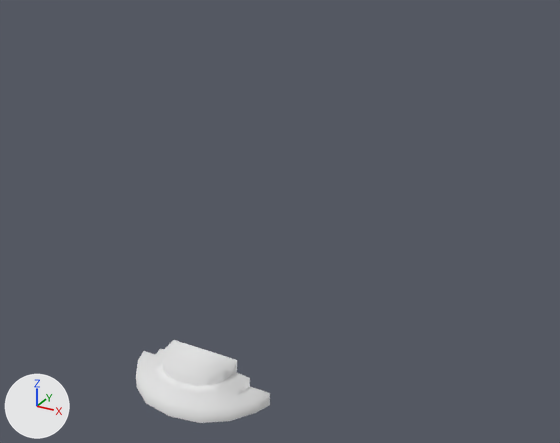
A saved change to the Blender file ProjectFiles/housemodel.blend.
Before and after are seen from a 50 mm camera at (33.6, -60.8, 35.2) aimed at (3.7, -6.4, 8.0). Every picture has the same lights, and +X, +Y and +Z are marked at lower left. Objects named as collision shapes, trigger or cutter boxes, shadow casters or lower levels of detail are left out.

The first picture shows 'stairs'.
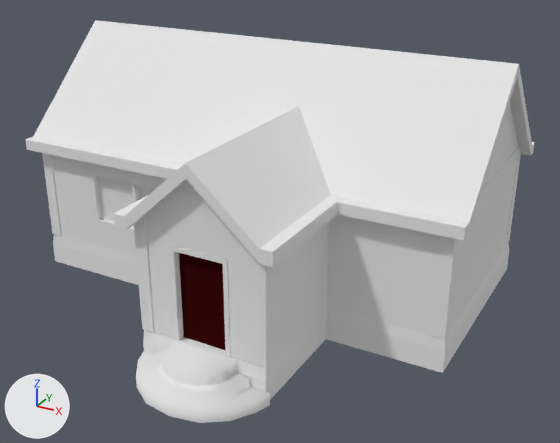
Changed parts and their boxes (x1, y1, x2, y2) in the pictures (560 x 443 px):
```json
{"object": "Cube.016", "change": "shown", "after": [25, 20, 535, 241]}
{"object": "Cube.017", "change": "shown", "after": [113, 106, 343, 267]}
{"object": "Plane", "change": "shown", "after": [53, 235, 509, 400]}
{"object": "Cube.007", "change": "shown", "after": [326, 214, 440, 335]}
{"object": "Cube.005", "change": "shown", "after": [146, 181, 253, 364]}
{"object": "Cube.008", "change": "shown", "after": [449, 102, 518, 330]}
{"object": "Cube.006", "change": "shown", "after": [273, 222, 329, 360]}
{"object": "Cube", "change": "shown", "after": [51, 155, 166, 256]}
{"object": "Cube.021", "change": "shown", "after": [179, 253, 225, 350], "on screen": "red"}
{"object": "Cube.011", "change": "shown", "after": [252, 256, 274, 369]}
{"object": "Cube.012", "change": "shown", "after": [431, 217, 459, 339]}
{"object": "Cube.010", "change": "shown", "after": [134, 216, 154, 333]}
{"object": "Plane.002", "change": "shown", "after": [98, 177, 155, 221]}
{"object": "Cube.022", "change": "shown", "after": [169, 245, 183, 340]}
{"object": "Cube.015", "change": "shown", "after": [42, 138, 61, 236]}
{"object": "Cube.023", "change": "shown", "after": [223, 259, 231, 357]}
{"object": "Cube.025", "change": "shown", "after": [477, 147, 519, 207]}
{"object": "Cube.013", "change": "shown", "after": [506, 148, 521, 245]}
{"object": "Cube.024", "change": "shown", "after": [173, 246, 223, 264]}
{"object": "Cube.031", "change": "shown", "after": [91, 176, 102, 220]}
{"object": "Cube.027", "change": "shown", "after": [91, 173, 157, 189]}
{"object": "Cube.028", "change": "shown", "after": [96, 218, 134, 232]}
{"object": "Cube.029", "change": "shown", "after": [132, 185, 139, 203]}
```

Edits to the scene script, one JSON object a line:
```json
{"op": "remove", "block": "ob_plane_002", "code": "ob_plane_002.hide_set(True)"}
{"op": "remove", "block": "ob_cube_031", "code": "ob_cube_031.hide_set(True)"}
{"op": "remove", "block": "ob_cube_029", "code": "ob_cube_029.hide_set(True)"}
{"op": "remove", "block": "ob_cube_028", "code": "ob_cube_028.hide_set(True)"}
{"op": "remove", "block": "ob_cube_027", "code": "ob_cube_027.hide_set(True)"}
{"op": "remove", "block": "ob_cube_025", "code": "ob_cube_025.hide_set(True)"}
{"op": "remove", "block": "ob_cube_024", "code": "ob_cube_024.hide_set(True)"}
{"op": "remove", "block": "ob_cube_023", "code": "ob_cube_023.hide_set(True)"}
{"op": "remove", "block": "ob_cube_022", "code": "ob_cube_022.hide_set(True)"}
{"op": "remove", "block": "ob_cube_021", "code": "ob_cube_021.hide_set(True)"}
{"op": "remove", "block": "ob_cube_017", "code": "ob_cube_017.hide_set(True)"}
{"op": "remove", "block": "ob_cube_016", "code": "ob_cube_016.hide_set(True)"}
{"op": "remove", "block": "ob_plane", "code": "ob_plane.hide_set(True)"}
{"op": "remove", "block": "ob_cube_015", "code": "ob_cube_015.hide_set(True)"}
{"op": "remove", "block": "ob_cube_013", "code": "ob_cube_013.hide_set(True)"}
{"op": "remove", "block": "ob_cube_012", "code": "ob_cube_012.hide_set(True)"}
{"op": "remove", "block": "ob_cube_011", "code": "ob_cube_011.hide_set(True)"}
{"op": "remove", "block": "ob_cube_010", "code": "ob_cube_010.hide_set(True)"}
{"op": "remove", "block": "ob_cube_008", "code": "ob_cube_008.hide_set(True)"}
{"op": "remove", "block": "ob_cube_007", "code": "ob_cube_007.hide_set(True)"}
{"op": "remove", "block": "ob_cube_006", "code": "ob_cube_006.hide_set(True)"}
{"op": "remove", "block": "ob_cube_005", "code": "ob_cube_005.hide_set(True)"}
{"op": "remove", "block": "ob_cube_004", "code": "ob_cube_004.hide_set(True)"}
{"op": "remove", "block": "ob_cube", "code": "ob_cube.hide_set(True)"}
```
